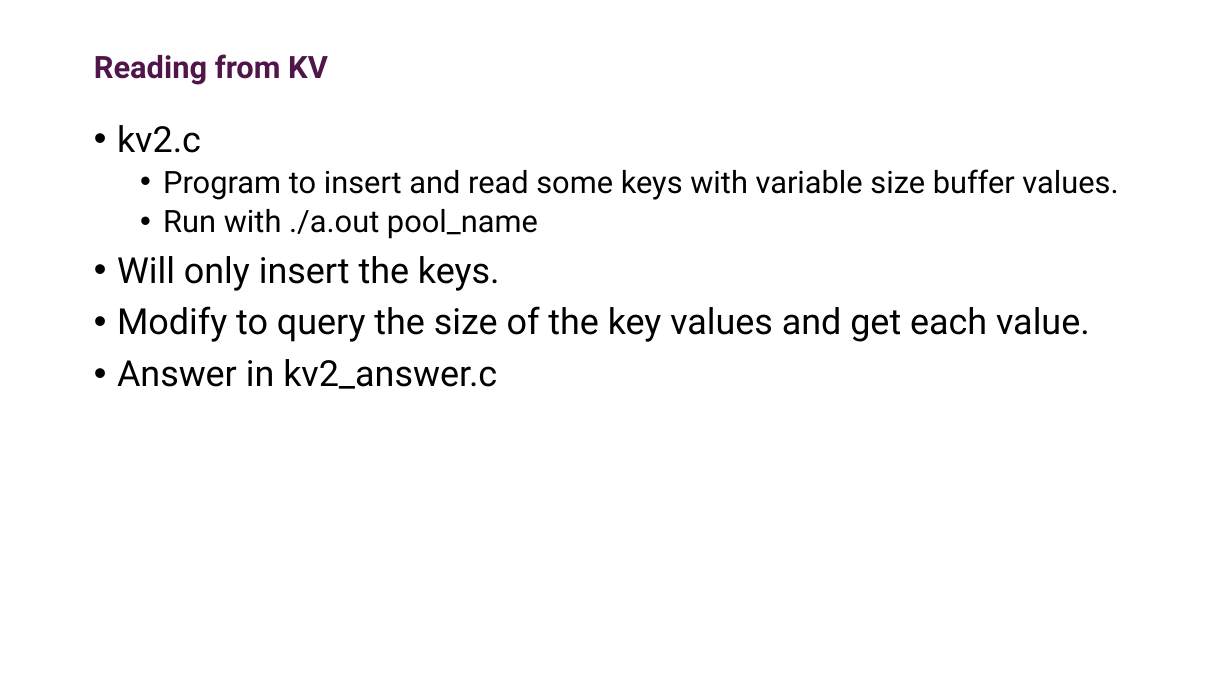
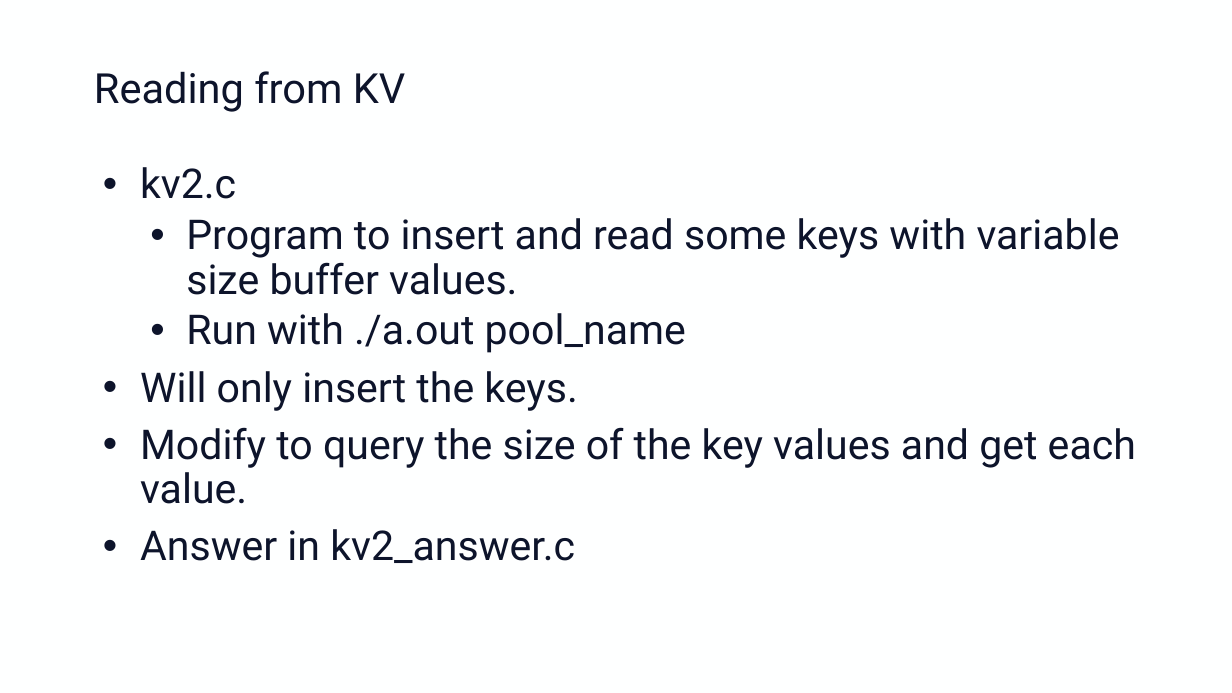
Before and after one commit to adrianjhpc/ObjectStoreTutorial, a slide deck: slide 4 of Exercises/DAOS/Handout/daos_hands_on.pptx (slide 5 before the commit). Drawn at 1232x693 pixels with LibreOffice and Linux fonts; fonts in the diff are those of the drawing; background and template pictures are left out. Boxes give left, top, right and bottom in pixels: in the first picture for what was removed or moved away, otherwise in the second. Text is boxed around its words. In the diff, an @@ line names an element or a change of style, - is before the commit and + after.

```diff
--- a/Exercises/DAOS/Handout/daos_hands_on.pptx
+++ b/Exercises/DAOS/Handout/daos_hands_on.pptx
@@ background picture (left out) to #FEFFFF @@
@@ title "Reading from KV" moved from (x1=94, y1=54, x2=328, y2=85) to (x1=94, y1=71, x2=406, y2=112) @@
@@ title "Reading from KV" at (x1=94, y1=71, x2=406, y2=112): size 24 to 32.4 pt, text colour #50164A to #0D142B, bold off @@
@@ text "kv2.c" moved from (x1=117, y1=125, x2=1118, y2=389) to (x1=140, y1=167, x2=1136, y2=563) @@
@@ text "kv2.c" at (x1=140, y1=167, x2=1136, y2=563): size 28 to 32 pt in "kv2.c", "Will only insert the keys.", "Modify to query the size of the ...", "Answer in kv2_answer.c"; text colour #000000 to #0D142B; size 24 to 32 pt in "Program to insert and read some keys ...", "Run with ./a.out pool_name"; indent changed @@
```
Also in this commit, not shown: 12 other slides changed, 1 slide removed, 2 other files.
